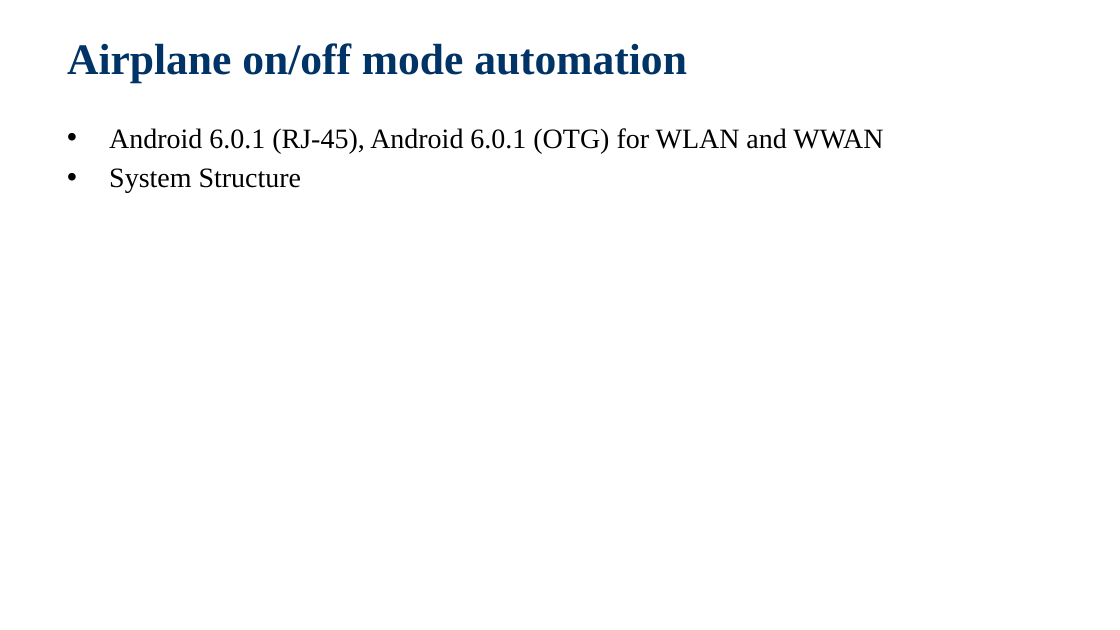
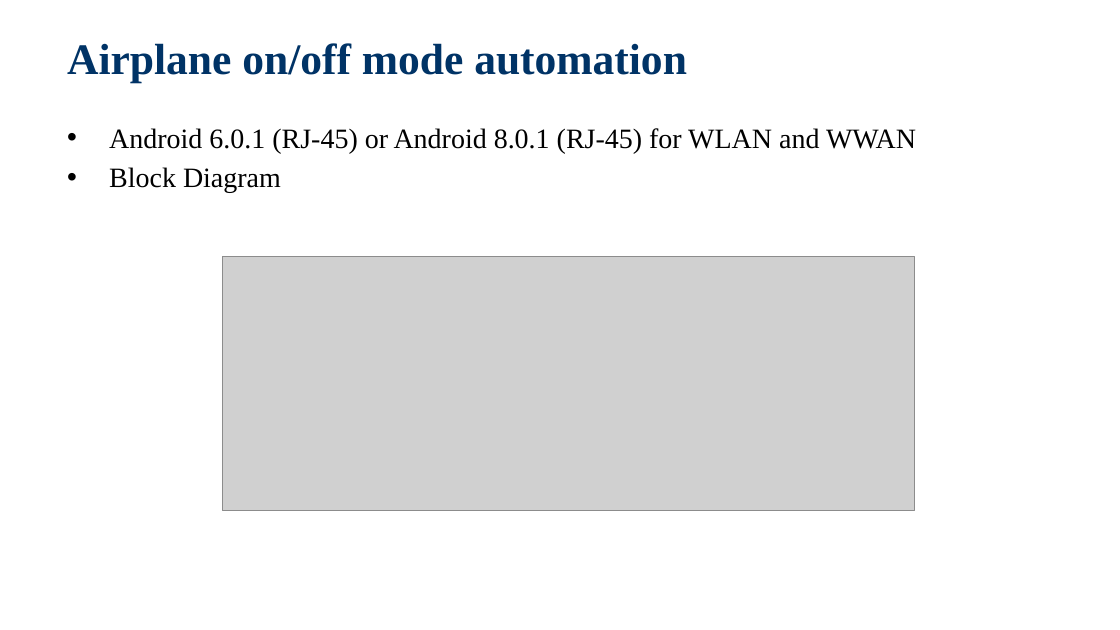
Before and after one commit to jackiejay888/automation, a slide deck: slide 17 of kpi/Test Automation_Demo.pptx. Drawn at 1120x630 pixels with LibreOffice and Linux fonts; fonts in the diff are those of the drawing; grey boxes stand for pictures; background and template pictures are left out. Boxes give left, top, right and bottom in pixels: in the first picture for what was removed or moved away, otherwise in the second. Text is boxed around its words. In the diff, an @@ line names an element or a change of style, - is before the commit and + after.

Commit message:
Finished the Test Automation_Demo

```diff
--- a/kpi/Test Automation_Demo.pptx
+++ b/kpi/Test Automation_Demo.pptx
@@ text at [109,128,916,193]: text changed @@
-  • Android 6.0.1 (RJ-45), Android 6.0.1 (OTG) for WLAN and WWAN
-  • System Structure
+  • Android 6.0.1 (RJ-45) or Android 8.0.1 (RJ-45) for WLAN and WWAN
+  • Block Diagram
@@ picture added at [222,256,914,511] @@
```
Also in this commit, not shown: 18 other slides changed, 3 slides added.
